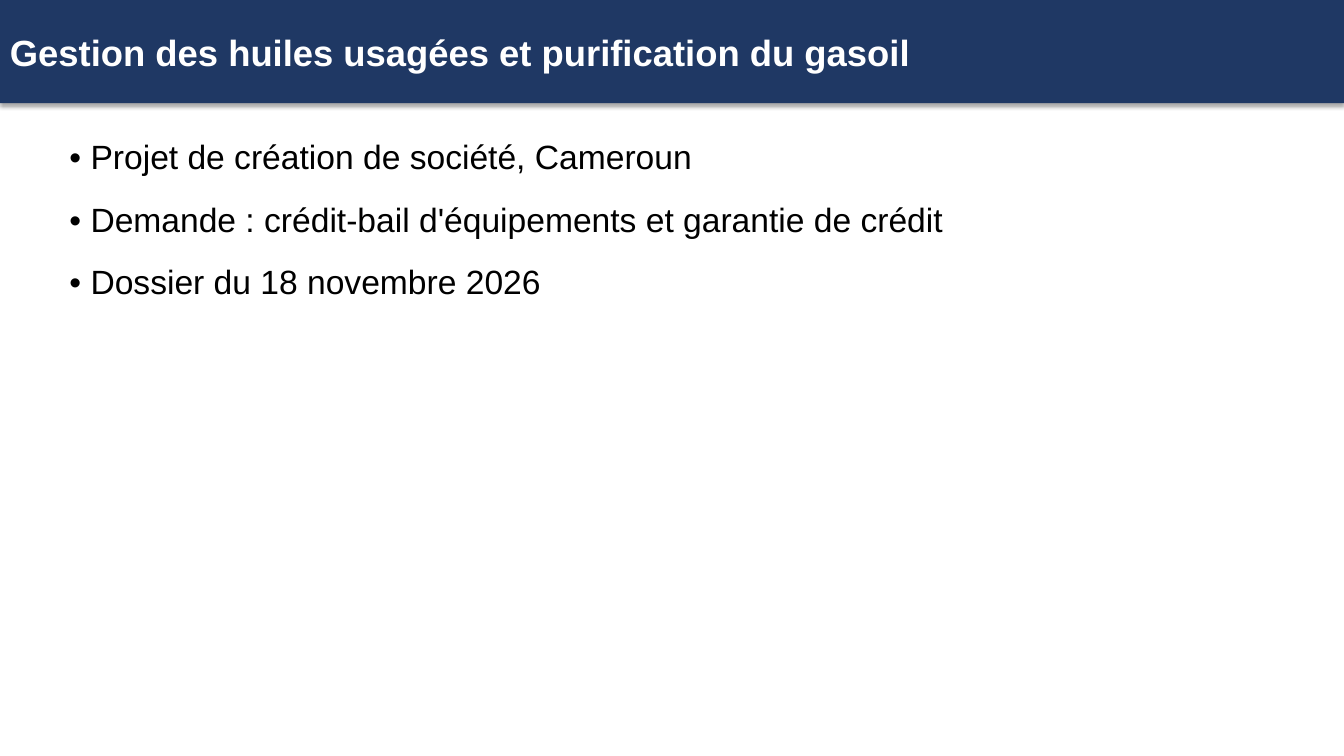
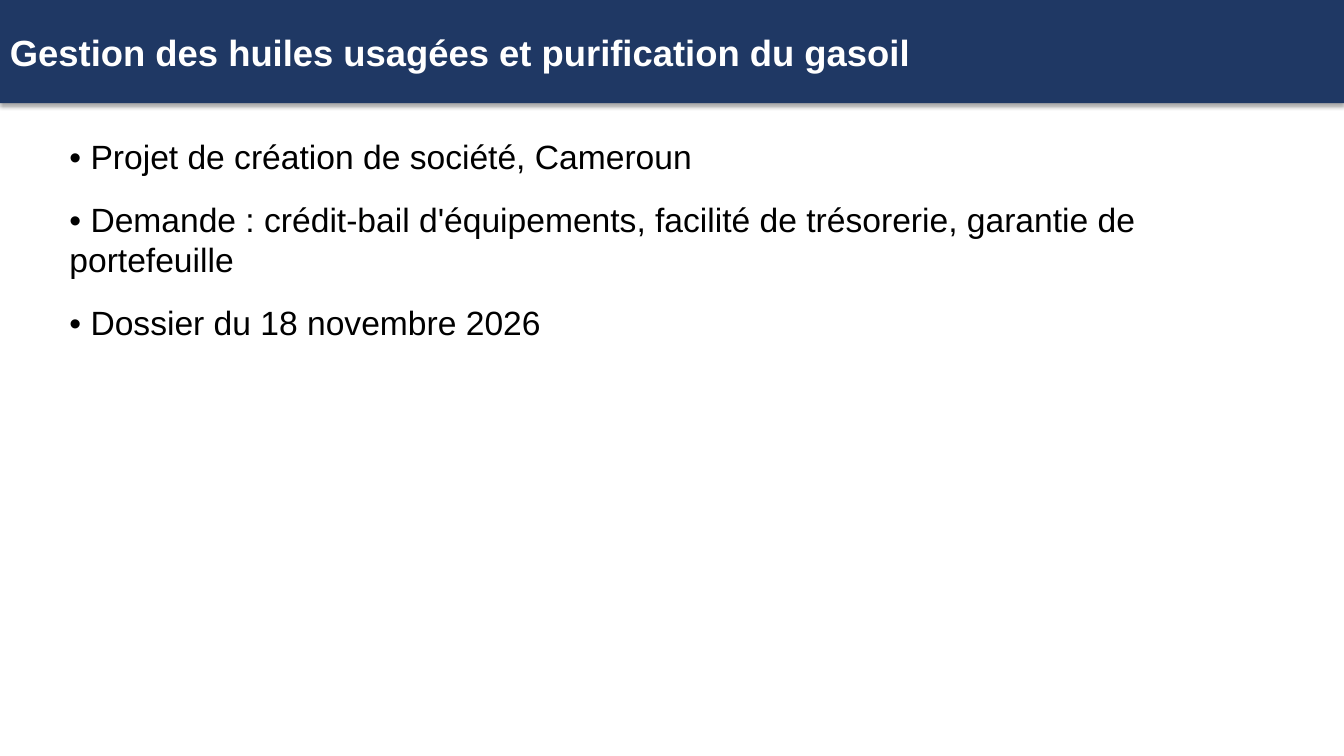
Before and after one commit to AhmadHabibou/petrosmart-tools, a slide deck: slide 1 of huiles-usagees/17_synthese/livrables/2026-11-18 Huiles usagees Presentation banque.pptx. Drawn at 1344x756 pixels with LibreOffice and Linux fonts; fonts in the diff are those of the drawing. Boxes give left, top, right and bottom in pixels: in the first picture for what was removed or moved away, otherwise in the second. Text is boxed around its words. In the diff, an @@ line names an element or a change of style, - is before the commit and + after.

```diff
--- a/huiles-usagees/17_synthese/livrables/2026-11-18 Huiles usagees Presentation banque.pptx
+++ b/huiles-usagees/17_synthese/livrables/2026-11-18 Huiles usagees Presentation banque.pptx
@@ text at <box>69,207,1135,279</box>: text changed @@
-• Demande : crédit-bail d'équipements et garantie de crédit
+• Demande : crédit-bail d'équipements, facilité de trésorerie, garantie de portefeuille
```
Also in this commit, not shown: 6 other slides changed, 13 other files.
